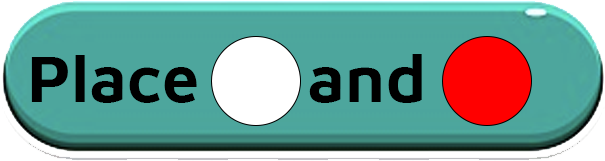
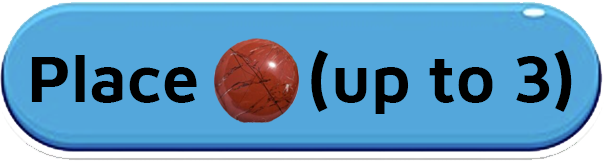
Layer changes from the first 605px x 161px image to the second:
renamed "white" to "black", hid the group it (4 layers) over (x1=0, y1=0, x2=605, y2=161)
removed layer "Ellipse 1" from group "white" over (x1=211, y1=36, x2=301, y2=126)
removed layer "red" (1st of 2, in "white") from group "white" over (x1=442, y1=36, x2=532, y2=126)
showed group "neutral" (3 layers) over (x1=0, y1=1, x2=604, y2=161)
painted on "red" (in "neutral") over (x1=211, y1=36, x2=301, y2=126)
